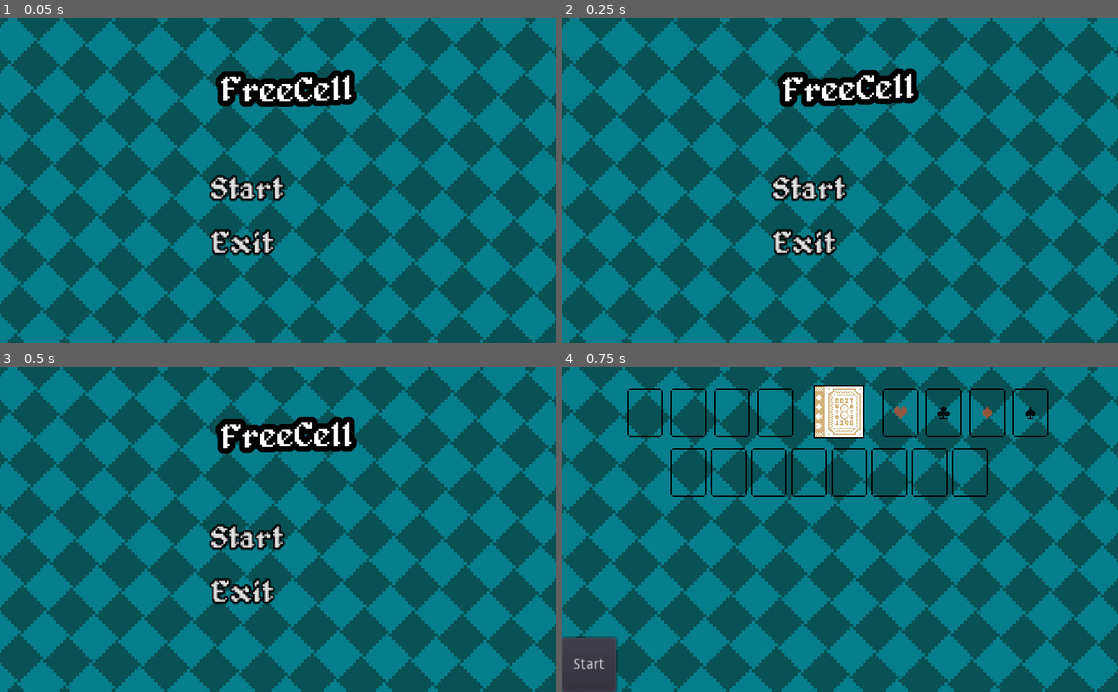
Above: before the commit, frames 1-4 (two rows, left to right).
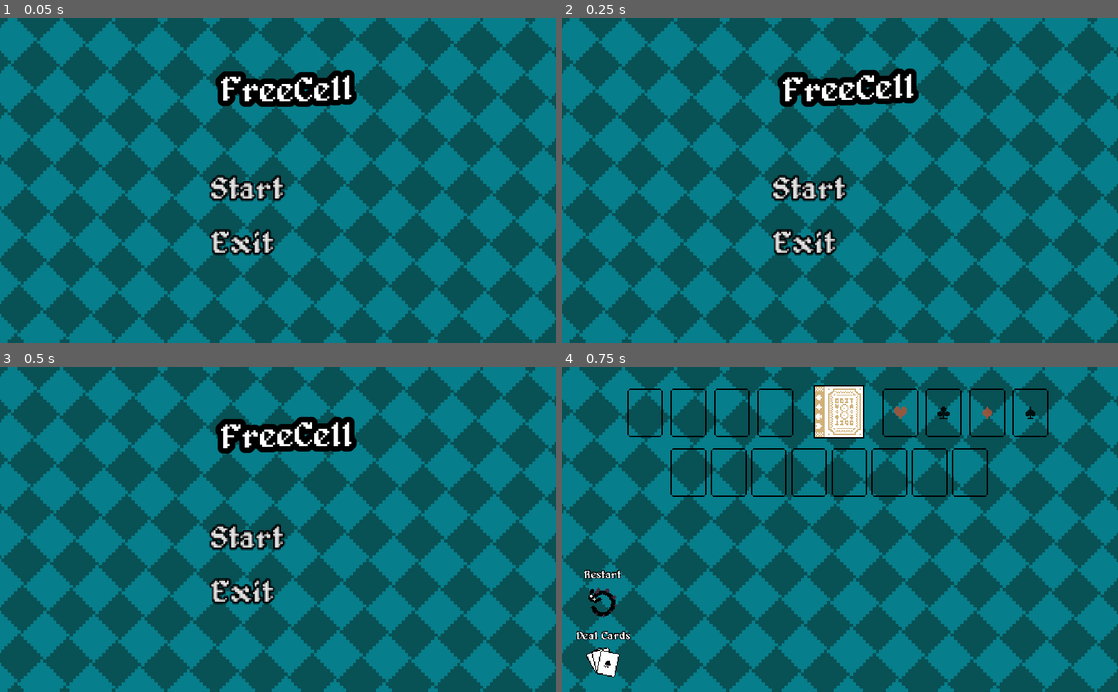
Above: after the commit, the same moments.

Repository: serb2331/FreeCell
Game: Godot game, scene res://Scenes/MainMenu/MainMenu.tscn
Same seed, same stepped clock (60 frames per second), same inputs: the game is played once before the commit and once after it.
Inputs:
- Up to frame 1 (0.05 s): no input
- Up to frame 2 (0.25 s): no input
- Up to frame 3 (0.5 s): no input
- Up to frame 4 (0.75 s): click "Start" at 0.5 s

Frames 1-3 are identical in both runs. In frame 4, 2.2% of the frame differs, in the area x 0-13%, y 62-100%.

Commit message:
hopefully fix builds and add restart button

Diff:
--- /dev/null
+++ b/Assets/Fonts/AlagardBoard.tres
@@ -0,0 +1,9 @@
+[gd_resource type="DynamicFont" load_steps=2 format=2]
+
+[ext_resource path="res://Assets/Fonts/alagard.ttf" type="DynamicFontData" id=1]
+
+[resource]
+size = 14
+outline_size = 1
+outline_color = Color( 0, 0, 0, 1 )
+font_data = ExtResource( 1 )
--- a/Scenes/Board/Board.gd
+++ b/Scenes/Board/Board.gd
@@ -37,21 +37,6 @@
 func _process(delta):
 	pass
 
-#func _input(event):
-#	pass
-
-func print_card_ids():
-	printraw("\n")
-	for i in range(8):
-		for j in range(10):
-			if casc_id[i][j] == null:
-				printraw("(empty) ")
-			else:
-				var card = cards[casc_id[i][j]]
-				printraw("(", card.color, " ", card.number, ") ")
-		printraw("\n")
-	pass
-
 # -------------------------------- GAMEPLAY FUNCTIONS -------------------------------------------------
 
 func move_card_to_coordinate(card, to_coord):
@@ -112,7 +97,7 @@
 
 		# move card texture
 		card.pos = casc_pos[card.coord.x][card.coord.y]
-	yield(get_tree().create_timer(0.2),"timeout")
+	yield(get_tree().create_timer(0.05),"timeout")
 	_on_movement()
 	pass
 
@@ -137,7 +122,6 @@
 				min_found_num = found_id[i][found_id[i].size() - 1] % 13
 		else:
 			min_found_num = -1
-	print(min_found_num)
 	# card to be checked for auto movement
 	# will be the top cards in each cascade and free cell
 	var card_check
@@ -301,13 +285,21 @@
 
 	arrange_card_children()
 
-	print_card_ids()
+	check_game_finish()
 
 	check_for_auto_move()
 
 	pass
 
 # -------------------------------- GAME STATE FUNCTIONS -----------------------------------------
+
+func check_game_finish():
+	if found_id[0].size() == 13 && found_id[1].size() == 13 && found_id[2].size() == 13 && found_id[3].size() == 13:
+		yield(get_tree().create_timer(0.5), "timeout")
+		game_started = false
+		$KingSprite.show()
+	pass
+
 
 func arrange_card_children():
 	# make cascade cards be layered so that the top cards in each cascade
@@ -330,8 +322,9 @@
 			$Cards.move_child(foundation_card, j)
 	pass
 
-func _on_StartButton_pressed():
+func _on_DealButton_pressed():
 	move_child($CardDeck, get_child_count())
+	$KingSprite.hide()
 	game_started = false
 	# on start clear the board of all ids
 	clear_board()
@@ -350,7 +343,29 @@
 	check_for_auto_move()
 	pass
 
+func _on_Restart_pressed():
+	if card_id.size() != 0:
+		move_child($CardDeck, get_child_count())
+		game_started = false
+		$KingSprite.hide()
+		# on start clear the board of all ids
+		clear_board()
+		#  + move all cards back to start
+		give_cards_start_pos()
+		# give randomized ids to cards and move
+		give_cards_randomized_pos()
+		arrange_card_children()
+		# wait for cards to go to their positions
+		yield(get_tree().create_timer(0.75), "timeout")
+		move_child($CardDeck, 1)
+		game_started = true
+		set_process(true)
+		check_for_auto_move()
+	pass
+
 # ------------------------- RANDOMLY GENERATED SET ------------------------------------------------------------
+
+var card_id := []
 
 #Cards: from 0 -> 51
 #4 sets - hearts (♥) -> 0
@@ -366,8 +381,6 @@
 	# using randomize() to randomize the seed of the
 	# internal random number generator
 	randomize()
-
-	var card_id := []
 
 	# creating the Array that will hold nums from 0 to 51
 	for i in range(52):
@@ -384,10 +397,6 @@
 		card_id[poz] = aux
 
 	# YOU HAPPY NOW IOSUA?
-
-	# adding the randomized array to the cascade_id array
-	for i in range(52):
-		casc_id[i % 8][i / 8] = card_id[i]
 	pass
 
 # -------------------------------- BOARD FUnCTIONS ----------------------------------------------------------------
@@ -442,6 +451,9 @@
 	pass
 
 func give_cards_randomized_pos():
+	# adding the randomized array to the cascade_id array
+	for i in range(52):
+		casc_id[i % 8][i / 8] = card_id[i]
 	# 1 - take every id in casc_id,
 	# 2 - look for card with that id in cards
 	# 3 - give that card the pos from casc_pos and respective coordinate
--- a/Scenes/Board/Board.tscn
+++ b/Scenes/Board/Board.tscn
@@ -1,9 +1,13 @@
-[gd_scene load_steps=5 format=2]
+[gd_scene load_steps=9 format=2]
 
 [ext_resource path="res://Scenes/Board/Board.gd" type="Script" id=1]
 [ext_resource path="res://Assets/card_deck.png" type="Texture" id=2]
 [ext_resource path="res://Assets/empty_card.png" type="Texture" id=3]
 [ext_resource path="res://Assets/background.png" type="Texture" id=4]
+[ext_resource path="res://Assets/Fonts/AlagardBoard.tres" type="DynamicFont" id=5]
+[ext_resource path="res://Assets/king_sprite.png" type="Texture" id=6]
+[ext_resource path="res://Assets/deal_cards_icon.png" type="Texture" id=7]
+[ext_resource path="res://Assets/restart_icon.png" type="Texture" id=8]
 
 [node name="Board" type="Control"]
 margin_right = 512.0
@@ -18,16 +22,15 @@
 [node name="Background" type="Button" parent="."]
 anchor_right = 1.0
 anchor_bottom = 1.0
-margin_top = 78.0
+margin_top = 69.0
 focus_mode = 0
 flat = true
 
-[node name="StartButton" type="Button" parent="."]
-anchor_top = 1.0
-anchor_bottom = 1.0
-margin_top = -50.0
-margin_right = 50.0
-text = "Start"
+[node name="KingSprite" type="Sprite" parent="."]
+visible = false
+position = Vector2( 385, 200 )
+scale = Vector2( 2, 2 )
+texture = ExtResource( 6 )
 
 [node name="CascadeBottom1" type="TextureButton" parent="."]
 margin_left = 100.0
@@ -149,8 +152,51 @@
 texture = ExtResource( 2 )
 vframes = 2
 
+[node name="DealCardsButton" type="TextureButton" parent="."]
+margin_left = 11.0
+margin_top = 240.0
+margin_right = 82.0
+margin_bottom = 307.0
+rect_scale = Vector2( 0.75, 0.75 )
+
+[node name="StartLbl" type="RichTextLabel" parent="DealCardsButton"]
+anchor_top = 1.0
+anchor_bottom = 1.0
+margin_left = 3.0
+margin_top = -62.0
+margin_right = 73.0
+margin_bottom = -44.0
+custom_fonts/normal_font = ExtResource( 5 )
+text = "Deal Cards"
+
+[node name="Sprite" type="Sprite" parent="DealCardsButton"]
+position = Vector2( 36, 44 )
+scale = Vector2( 1.2, 1.2 )
+texture = ExtResource( 7 )
+
+[node name="RestartButton" type="TextureButton" parent="."]
+margin_left = 11.0
+margin_top = 182.0
+margin_right = 82.0
+margin_bottom = 249.0
+rect_scale = Vector2( 0.75, 0.75 )
+
+[node name="RestartLbl" type="RichTextLabel" parent="RestartButton"]
+anchor_top = 1.0
+anchor_bottom = 1.0
+margin_left = 13.3333
+margin_top = -60.3333
+margin_right = 63.3333
+margin_bottom = -42.3333
+custom_fonts/normal_font = ExtResource( 5 )
+text = "Restart"
+
+[node name="Sprite" type="Sprite" parent="RestartButton"]
+position = Vector2( 36, 48 )
+scale = Vector2( 1.3, 1.3 )
+texture = ExtResource( 8 )
+
 [connection signal="button_down" from="Background" to="." method="_on_Background_press"]
-[connection signal="pressed" from="StartButton" to="." method="_on_StartButton_pressed"]
 [connection signal="button_down" from="CascadeBottom1" to="." method="_on_CascadeBottom_press" binds= [ 0 ]]
 [connection signal="button_down" from="CascadeBottom2" to="." method="_on_CascadeBottom_press" binds= [ 1 ]]
 [connection signal="button_down" from="CascadeBottom3" to="." method="_on_CascadeBottom_press" binds= [ 2 ]]
@@ -167,3 +213,5 @@
 [connection signal="button_down" from="FreeCell2" to="." method="_on_FreeCell_press" binds= [ 1 ]]
 [connection signal="button_down" from="FreeCell3" to="." method="_on_FreeCell_press" binds= [ 2 ]]
 [connection signal="button_down" from="FreeCell4" to="." method="_on_FreeCell_press" binds= [ 3 ]]
+[connection signal="pressed" from="DealCardsButton" to="." method="_on_DealButton_pressed"]
+[connection signal="pressed" from="RestartButton" to="." method="_on_Restart_pressed"]
--- a/Scripts/utils.gd
+++ b/Scripts/utils.gd
@@ -42,7 +42,7 @@
 
 	func _process(delta):
 		# lerp so it doesnt move directly to pos
-		self.rect_position = lerp(self.rect_position, self.pos, 0.12 * delta * 90)
+		self.rect_position = lerp(self.rect_position, self.pos, 0.12 * delta * 80)
 		pass
 
 	func _on_TButton_pressed():
Binary file added: Assets/deal_cards_icon.png
Not shown, added: Assets/deal_cards_icon.png.import
Binary file added: Assets/king_sprite.png
Not shown, added: Assets/king_sprite.png.import
Binary file added: Assets/restart_icon.png
Not shown, added: Assets/restart_icon.png.import
Not shown, changed: export_presets.cfg
Not shown, changed: docs/index.html
Not shown, changed: docs/index.pck
